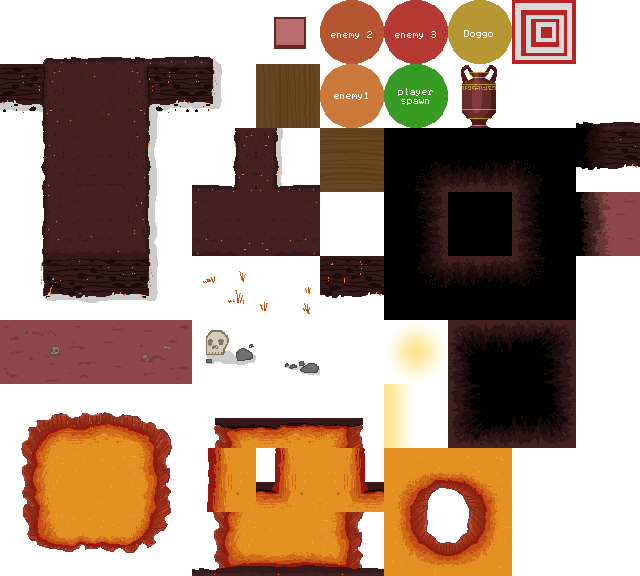
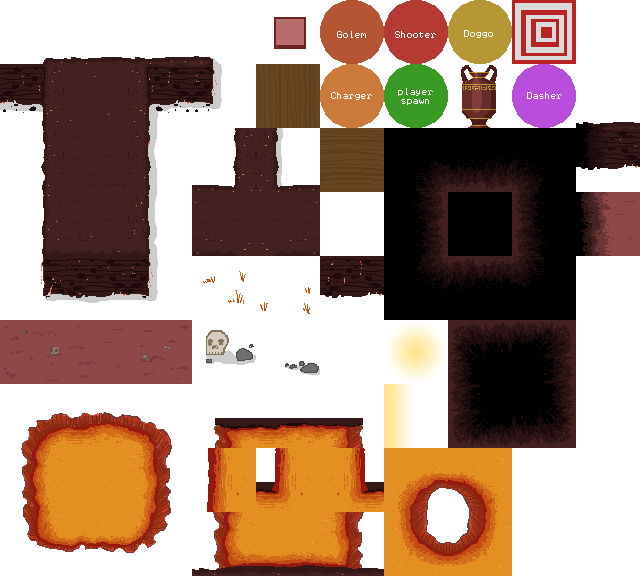
Layers edited between the first and the second w=640, h=576 image:
renamed "enemy 3" to "Shooter", painted on it over <box>395,31,436,39</box>
renamed "enemy 2" to "Golem", painted on it over <box>331,31,372,39</box>
renamed "enemy1" to "Charger", painted on it over <box>331,92,372,100</box>
added layer "Dasher" in group "enemies" over <box>528,92,562,99</box>
renamed "enemies" to "circles", painted on it over <box>331,31,576,128</box>
